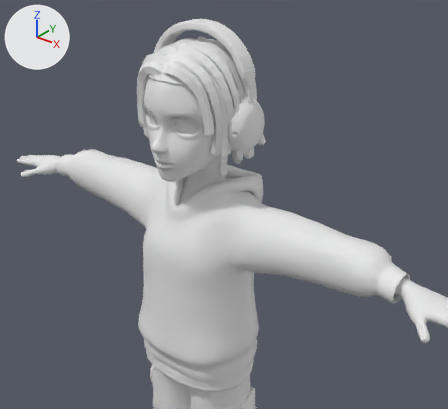
The glTF model Assets/Project/3D/Xander/Xander.gltf as it was, and as the next commit left it.
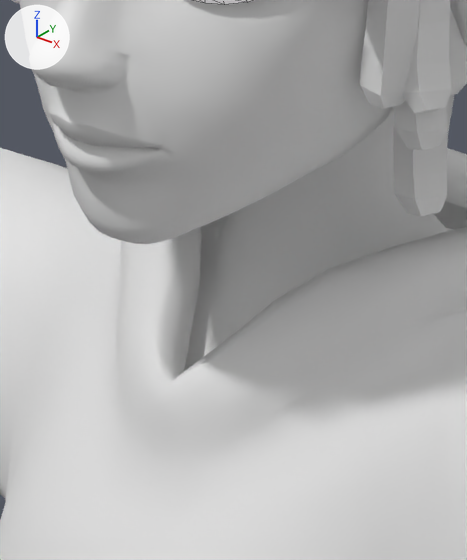
Old and new are each drawn from a camera (50 mm lens) standing at (0.897, -1.009, 1.807) and looking at (0.127, -0.046, 1.21) and again close up on the part from 32% to 51% of the width and 34% to 59% of the height. The lights are fixed; the arrows at upper left show +X, +Y and +Z. The last two pictures show the newer version. The close-ups show mesh edges as thin lines. Vertices at exactly the same position are counted once.

Objects in the first close-up: 'Submesh_0', 'Submesh_5', 'Submesh_6' and 1 more.
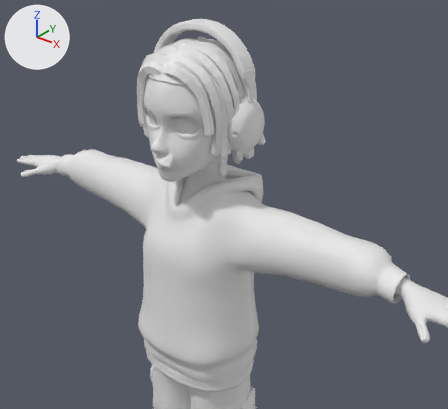
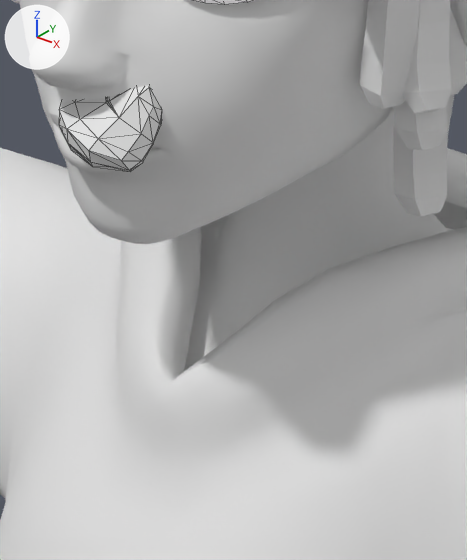
The newer file adds a shape key; the second version is drawn at full value of the shape key 'tongue_geo_blendShape.TONGUE_OUT_CURLER_L' of 'Submesh_2', and the change is written as the vertex moves it makes.

Pixel boxes (x1, y1, x2, y2) of what changed, in the close-ups (467 x 560 px):
'Submesh_2', reshaped (not visible before)
    after: (59, 86, 161, 172)

What changed in the scene script:
```text
Change me_mesh_032:
    used by ob_submesh_2; location = (0.0, 0.0, 0.0); scale = (0.01, 0.01, 0.01)
    remove me_mesh_032.from_pydata(...)  # 311 vertices, 610 faces; spans x -3.59..3.59, y -10.48..-4.09, z 127.7..132.72
    add me_mesh_032.from_pydata(...)  # 311 vertices, 610 faces; spans x -3.59..3.59, y -12.76..-4.09, z 127.7..132.72
    me_mesh_032 part 1: 119 of 311 vertices moved; they spanned x -2.77..2.77, y -9.55..-4.25, z 128.43..130.24 and now span x -1.92..3.52, y -12.76..-7.26, z 129.31..132.58; mean shift (1.45, -3.35, 1.61); largest move (-2.03, -8.27, 129.78) -> (2.02, -12.76, 130.29)
```
